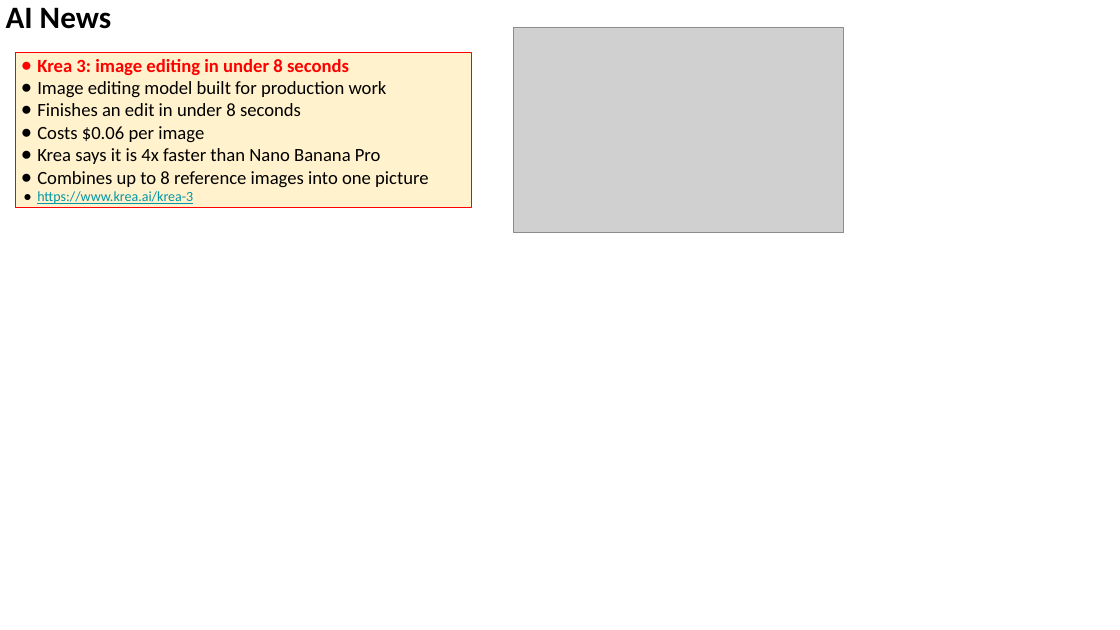
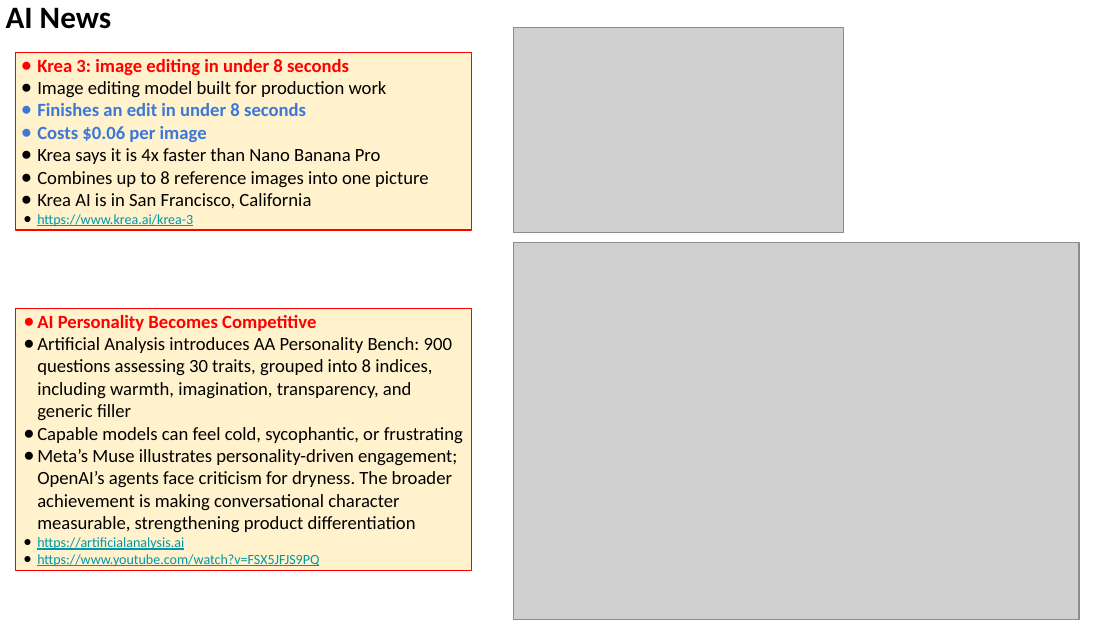
Before and after one commit to lselector/seminar, a slide deck: slide 12 of 2026/2026-10-23-AI-News.pptx (slide 11 before the commit). Drawn at 1120x630 pixels with LibreOffice and Linux fonts; fonts in the diff are those of the drawing; grey boxes stand for pictures. Boxes give left, top, right and bottom in pixels: in the first picture for what was removed or moved away, otherwise in the second. Text is boxed around its words. In the diff, an @@ line names an element or a change of style, - is before the commit and + after.

```diff
--- a/2026/2026-10-23-AI-News.pptx
+++ b/2026/2026-10-23-AI-News.pptx
@@ rectangle "Krea 3: image editing in ...": place and size @@
-rectangle "Krea 3: image editing in ..." at box(16, 53, 473, 207)
+rectangle "Krea 3: image editing in ..." at box(16, 53, 473, 231)
@@ text in rectangle at box(37, 103, 306, 142): text colour #000000 to #3C78D8, bold on in "Finishes an edit in under 8 seconds", "Costs $0.06 per image"; bullet colour #000000 to #3C78D8 @@
@@ text in rectangle at box(37, 193, 311, 208): paragraph added @@
+● Krea AI is in San Francisco, California
@@ picture added at box(514, 243, 1080, 619) @@
@@ rectangle added at box(16, 308, 473, 570), fill #FFF2CC, outline #FF0000 0.75 pt, 12 pt, text #000000 @@
+● AI Personality Becomes Competitive
+● Artificial Analysis introduces AA Personality Bench: 900 questions assessing 30 traits, grouped into 8 indices, including warmth, imagination, transparency, and generic filler
+● Capable models can feel cold, sycophantic, or frustrating
+● Meta’s Muse illustrates personality-driven engagement; OpenAI’s agents face criticism for dryness. The broader achievement is making conversational character measurable, strengthening product differentiation
+● https://artificialanalysis.ai
+● https://www.youtube.com/watch?v=FSX5JFJS9PQ
```
Also in this commit, not shown: 13 other slides changed, 7 slides added.
